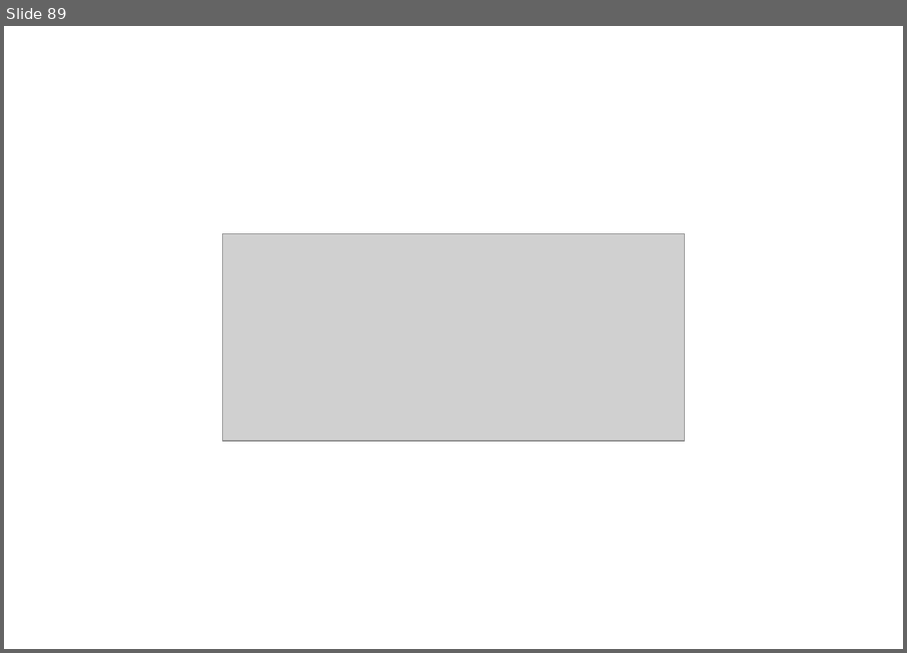
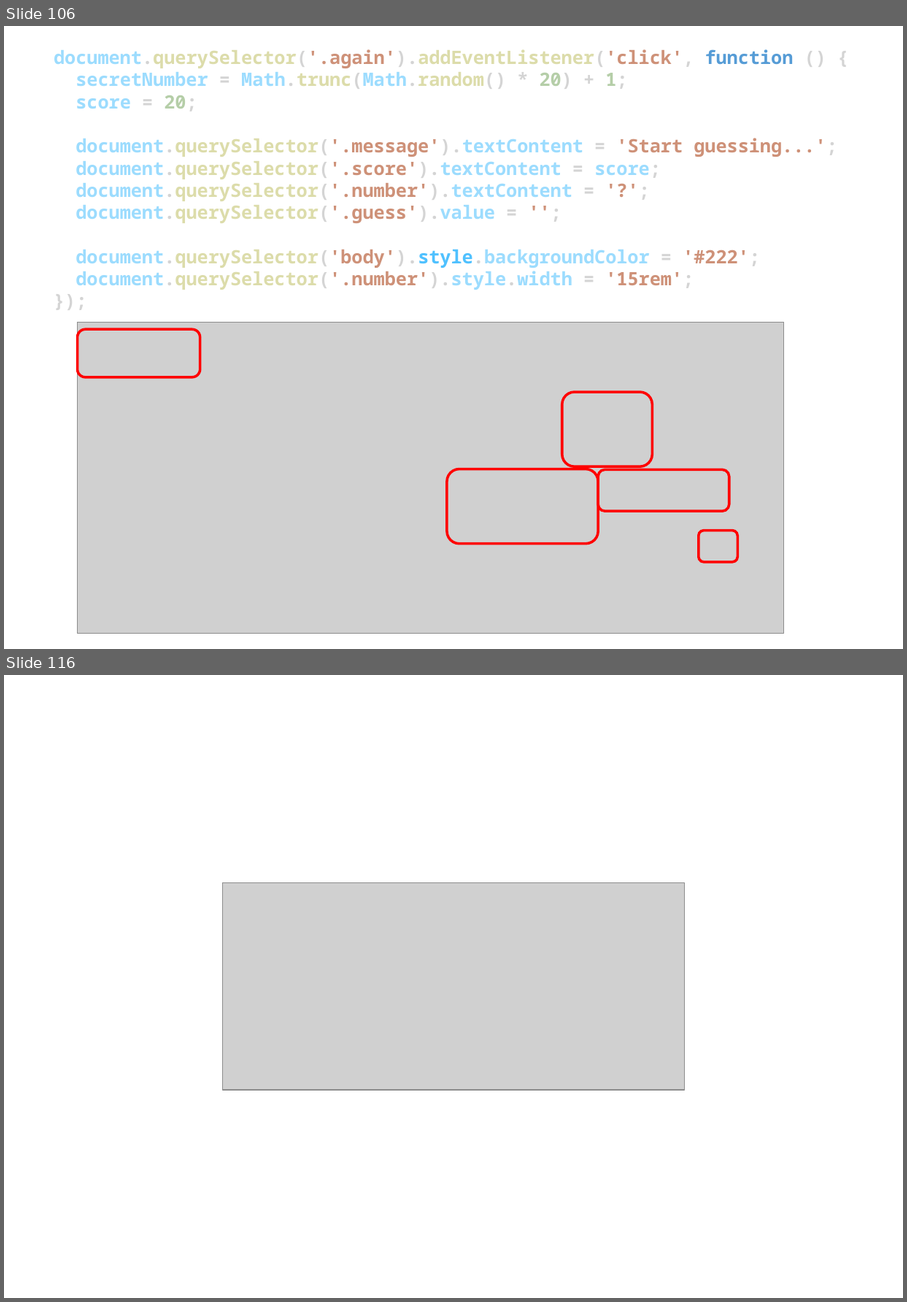
Before and after one commit to EL-EL-BCN/Complete-Javascript-Course, a slide deck: complete-javascript-course.pptx. Shown one above the other, each under a label of ours: slide 89 before the commit, slides 106 and 116 after it; the slides between them are not shown. The pictures are 907x653 and 907x1302 pixels, drawn with LibreOffice and Linux fonts; fonts in the diff are those of the drawing; grey boxes stand for pictures. Boxes give left, top, right and bottom in pixels: in the first picture for what was removed or moved away, otherwise in the second. Text is boxed around its words. In the diff, an @@ line names an element or a change of style, - is before the commit and + after.

Commit message:
guess the number game complete

```diff
--- a/complete-javascript-course.pptx
+++ b/complete-javascript-course.pptx
@@ slide 106 added at (4, 26, 903, 649), background #FFFFFF @@
@@ text added at (54, 49, 838, 290), 16 pt, text #9CDCFE, bold @@
+document.querySelector('.again').addEventListener('click', function () {
+secretNumber = Math.trunc(Math.random() * 20) + 1;
+score = 20;
+document.querySelector('.message').textContent = 'Start guessing...';
+document.querySelector('.score').textContent = score;
+document.querySelector('.number').textContent = '?';
+document.querySelector('.guess').value = '';
+document.querySelector('body').style.backgroundColor = '#222';
+document.querySelector('.number').style.width = '15rem';
+});
@@ picture added at (77, 322, 784, 633) @@
@@ rounded rectangle added at (77, 329, 200, 377), outline #FF0000 2.25 pt @@
@@ rounded rectangle added at (562, 392, 652, 467), outline #FF0000 2.25 pt @@
@@ rounded rectangle added at (447, 468, 599, 544), outline #FF0000 2.25 pt @@
@@ rounded rectangle added at (599, 469, 730, 511), outline #FF0000 2.25 pt @@
@@ rounded rectangle added at (699, 530, 738, 562), outline #FF0000 2.25 pt @@
@@ what was slide 89 is now slide 116 @@
```
Also in this commit, not shown: 2 slides changed, 26 other slides added, 9 other files.
